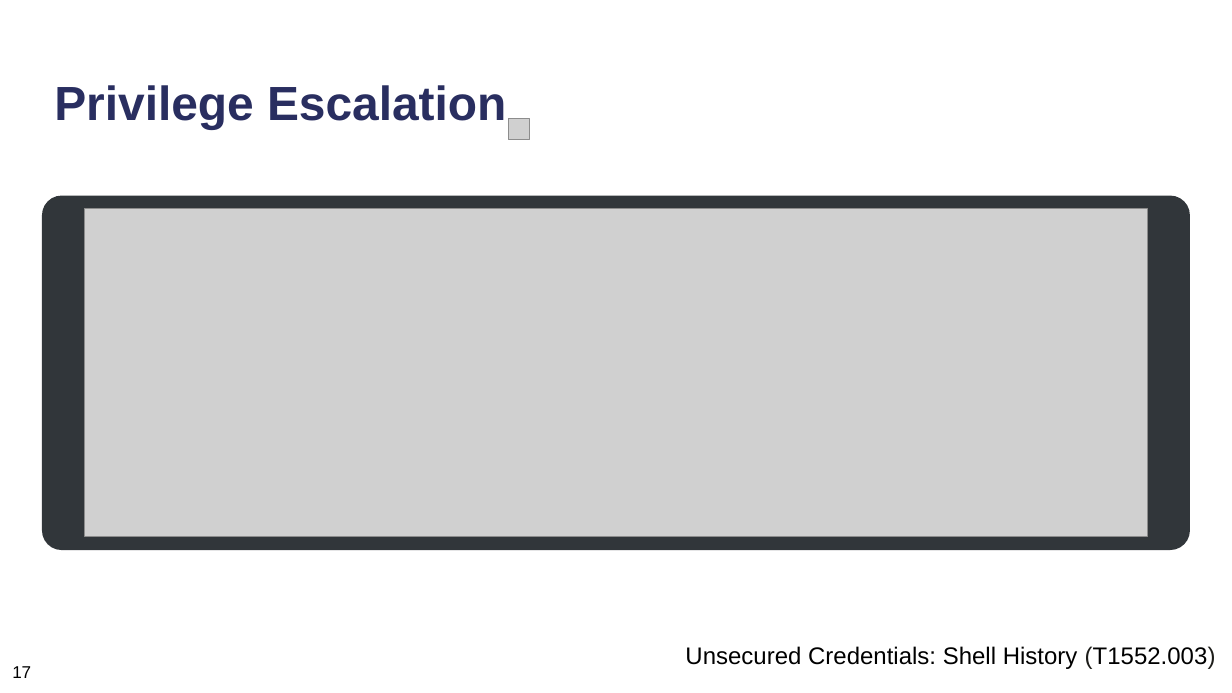
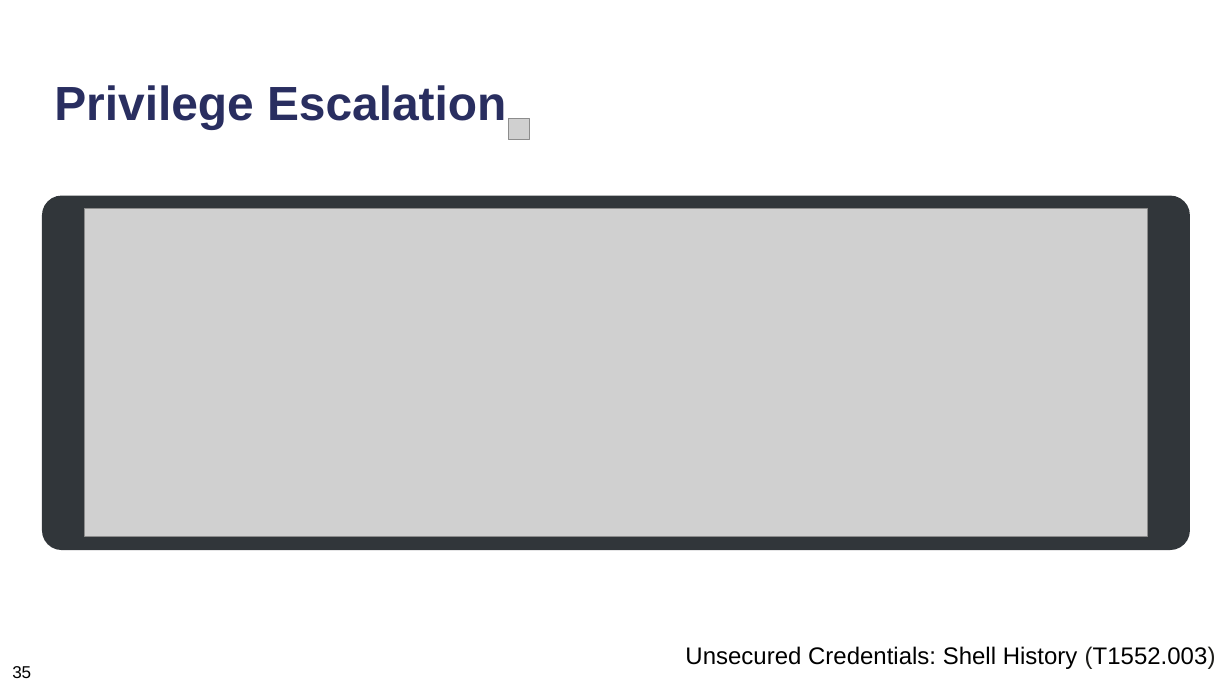
Before and after one commit to neubert-simon/auv-final-report, a slide deck: slide 50 of Final Presentation/ICS_Praesentationsfolien.pptx. Drawn at 1232x693 pixels with LibreOffice and Linux fonts; fonts in the diff are those of the drawing; grey boxes stand for pictures. Boxes give left, top, right and bottom in pixels: in the first picture for what was removed or moved away, otherwise in the second. Text is boxed around its words. In the diff, an @@ line names an element or a change of style, - is before the commit and + after.

```diff
--- a/Final Presentation/ICS_Praesentationsfolien.pptx
+++ b/Final Presentation/ICS_Praesentationsfolien.pptx
@@ text at (12,666,31,678): text changed @@
-17
+35
```
Also in this commit, not shown: 60 other slides changed, 3 slides added, 2 slides removed, 10 other files.
